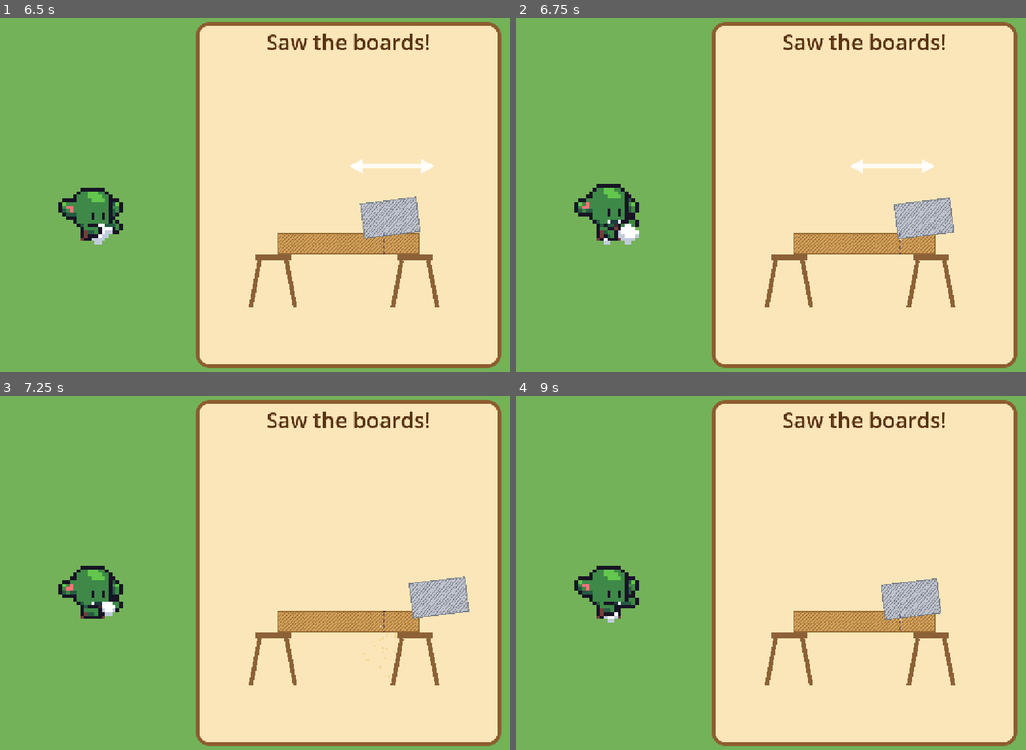
Above: before the commit, frames 1-4 (two rows, left to right).
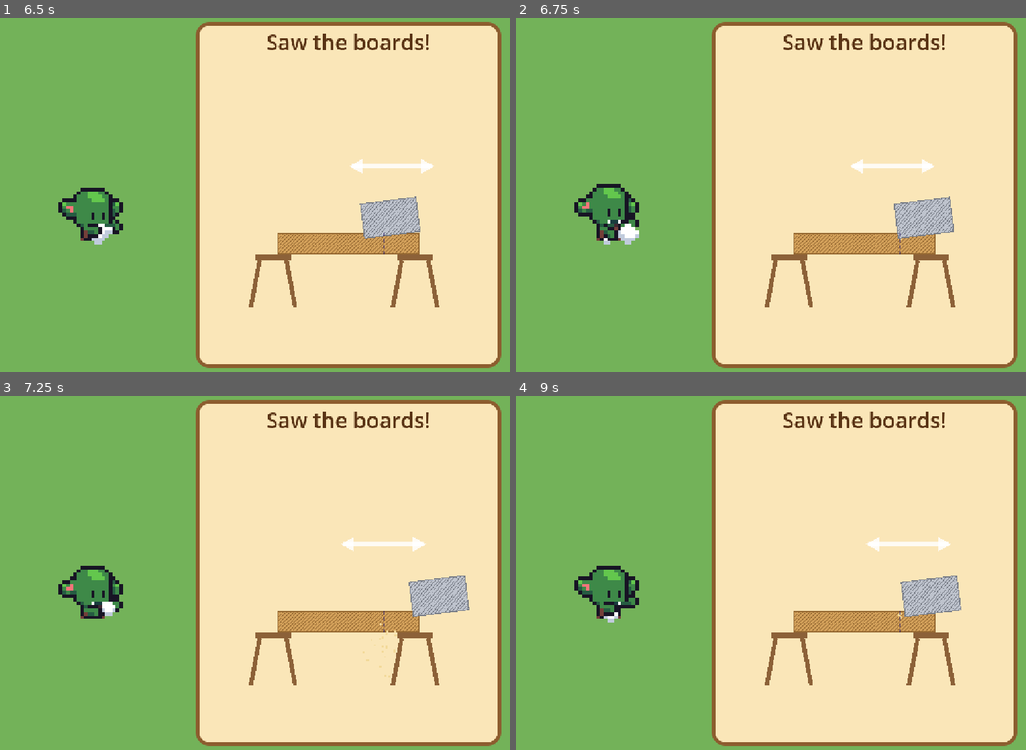
Above: after the commit, the same moments.

Repository: iscdnn/ipad-games
Game: Godot game, scene res://scenes/goblin_fixit/site.tscn
The game is run twice, just before and just after one commit, with the same random seed, the same clock (stepped at 60 frames per second) and the same inputs.
Inputs (mouse positions are in pixels of both pictures, inside the frame that each line leads up to):
- Up to frame 1 (6.5 s): move the mouse to (362, 177) at 0.52 s; click (362, 177) at 0.67 s; drag from (142, 212) to (224, 269) at 1.27 s; move the mouse to (300, 113) at 2.02 s; click (300, 113) at 2.17 s; drag from (224, 269) to (91, 141) at 2.77 s; move the mouse to (402, 248) at 3.52 s; click (402, 248) at 3.67 s; drag from (91, 141) to (168, 102) at 4.27 s; move the mouse to (275, 195) at 5.02 s; click (275, 195) at 5.17 s; drag from (168, 102) to (142, 212) at 5.77 s
- Up to frame 2 (6.75 s): drag from (765, 195) to (816, 113) at 6.52 s
- Up to frame 3 (7.25 s): no input
- Up to frame 4 (9 s): drag from (658, 590) to (740, 647) at 7.27 s; move the mouse to (816, 491) at 8.02 s; click (816, 491) at 8.17 s; drag from (740, 647) to (607, 519) at 8.77 s

Frame 1 is identical in both runs. In frame 2, 0.4% of the frame differs, in the area x 74-86%, y 50-67%; in frame 3, 0.9%; in frame 4, 1.4%, in the area x 68-88%, y 39-67%.

Commit message:
Saw rhythm: swipe-triggered strokes, slow-drag grind
Board needs 100 cut. Slow dragging moves the saw with the finger, grinds a
little (0.01/px) and loops a grind sound. A quick swipe (40px within 0.12s)
triggers an auto stroke to the far end over 0.3s with a one-shot push/pull
SFX, cutting 12.5 x the fraction of the stroke left from where the swipe
began. One opposite swipe can queue during a stroke. cut_multiplier scales
all cuts for tougher boards later. Placeholder looping saw_grind.wav.

Co-Authored-By: Claude Opus 5.5 <noreply@anthropic.com>
Claude-Session: https://claude.ai/code/session_01B5mcxfJkcvHHXTBgvNKEz7

Diff:
--- a/scripts/core/sfx.gd
+++ b/scripts/core/sfx.gd
@@ -12,7 +12,9 @@
 ## SOUNDS below. List several files for one name to get random variants.
 
 const SOUNDS := {
-	# saw_push / saw_pull are looping (LoopSfx), fetched with Sfx.stream().
+	# saw_push / saw_pull: one-shot per saw stroke. saw_grind: looping (LoopSfx,
+	# fetched with Sfx.stream()) while the saw is dragged slowly.
+	&"saw_grind": ["res://assets/sfx/saw_grind.wav"],
 	&"saw_push": ["res://assets/sfx/fix/saw_fwd_1.wav", "res://assets/sfx/fix/saw_fwd_2.wav"],
 	&"saw_pull": ["res://assets/sfx/fix/saw_bk_1.wav", "res://assets/sfx/fix/saw_bk_2.wav"],
 	&"cut_done": ["res://assets/sfx/cut_done.wav"],
--- a/scripts/goblin_fixit/steps/saw_step.gd
+++ b/scripts/goblin_fixit/steps/saw_step.gd
@@ -1,35 +1,51 @@
 extends FixStep
-## Saw boards to size: drag back and forth anywhere to move the saw.
+## Saw boards to size. Slow dragging moves the saw with the finger and only
+## grinds a little; a quick swipe triggers a full stroke that runs on its own
+## (stroke_time) with its SFX, so cutting has a rhythm to match.
 
 @export var saw_texture: Texture2D = preload("res://assets/sprites/saw.png")
 ## Point on saw_texture (pixels) that sits on the cut line: middle of the teeth.
 @export var saw_tooth_point := Vector2(23, 36)
-## Total finger travel (px) needed to cut through one board.
-@export var cut_distance := 1300.0
 ## How far the saw can slide either side of the cut line.
 @export var slide_range := 110.0
-## Drag speed (px/s) mapped to saw sound pitch: slow -> pitch_range.x, fast -> .y.
-@export var pitch_speed := Vector2(200.0, 1500.0)
-@export var pitch_range := Vector2(0.85, 1.25)
-## Finger must travel this far backwards before the sound switches direction
-## (ignores tiny jitter).
-@export var reverse_px := 4.0
+
+@export_group("Cutting")
+## Cut needed to get through one board.
+@export var board_cut := 100.0
+## Cut from one full stroke (end to end). A stroke started part-way across
+## cuts the remaining fraction of this.
+@export var cut_per_stroke := 12.5
+## Scales every cut amount (lower = tougher board). For harder boards later.
+@export var cut_multiplier := 1.0
+## Cut per px of slow back-and-forth dragging (grinding).
+@export var grind_per_px := 0.01
+
+@export_group("Strokes")
+## Time a stroke takes, so the stroke SFX plays properly.
+@export var stroke_time := 0.3
+## A stroke triggers when the finger travels this far one way...
+@export var trigger_px := 40.0
+## ...within this many seconds (i.e. a quick swipe).
+@export var trigger_window := 0.12
 
 var _boards_cut := 0
-var _progress := 0.0
+var _cut := 0.0
+var _progress := 0.0 # _cut / board_cut, for visuals
 var _slide := 0.0
 var _dragging := false
 var _last_x := 0.0
-var _dir := 0
 var _busy := true
 var _moved_t := 1.0
 var _t := 0.0
-var _rev := 0.0
-var _frame_moved := 0.0
-var _speed := 0.0
-
-var _push_sfx: LoopSfx
-var _pull_sfx: LoopSfx
+var _stroking := false
+var _stroke_dir := 0
+var _queued_dir := 0
+## Recent finger samples (time, finger x, saw slide) for swipe detection.
+var _samples: Array[Vector3] = []
+## Saw slide where the detected swipe began.
+var _swipe_from := 0.0
+
+var _grind: LoopSfx
 
 var _keep: Sprite2D
 var _offcut: Sprite2D
@@ -88,28 +104,19 @@
 	_saw.scale = Vector2.ONE * art_scale
 	add_child(_saw)
 
-	_push_sfx = _make_loop(&"saw_push")
-	_pull_sfx = _make_loop(&"saw_pull")
+	_grind = LoopSfx.new()
+	_grind.stream = Sfx.stream(&"saw_grind")
+	_grind.idle_time = 0.1
+	add_child(_grind)
 
 	_new_board(false)
 
 
-func _make_loop(sound_name: StringName) -> LoopSfx:
-	var p := LoopSfx.new()
-	p.stream = Sfx.stream(sound_name)
-	add_child(p)
-	return p
-
-
-func _release_sfx() -> void:
-	_push_sfx.release()
-	_pull_sfx.release()
-	_dir = 0
-
-
 func _new_board(animate := true) -> void:
+	_cut = 0.0
 	_progress = 0.0
 	_slide = 0.0
+	_queued_dir = 0
 	var left := _board_center.x - board_texture.get_width() * art_scale / 2.0
 	var keep_pos := Vector2(left + board_keep_px * art_scale / 2.0, _board_center.y)
 	var off_w := (board_texture.get_width() - board_keep_px) * art_scale
@@ -148,65 +155,99 @@
 	if event is InputEventMouseButton and event.button_index == MOUSE_BUTTON_LEFT:
 		_dragging = event.pressed
 		_last_x = event.position.x
+		_samples.clear()
 		if not _dragging:
-			_release_sfx()
+			_grind.release()
 	elif event is InputEventMouseMotion and _dragging and not _busy:
-		var dx: float = event.position.x - _last_x
-		_last_x = event.position.x
-		var before := _slide
-		_slide = clampf(_slide + dx, -slide_range, slide_range)
-		var moved := absf(_slide - before)
-		if moved <= 0.0:
+		var x: float = event.position.x
+		var dx := x - _last_x
+		_last_x = x
+		_samples.append(Vector3(_t, x, _slide))
+		var swipe := _swipe_dir()
+		if _stroking:
+			# a quick swipe back during a stroke queues the next one
+			if swipe != 0 and swipe != _stroke_dir:
+				_queued_dir = swipe
 			return
-		var d := signi(int(signf(_slide - before)))
-		_frame_moved += moved
-		_saw_sound(d, moved)
+		if swipe != 0 and _room(swipe, _swipe_from) > 0.05:
+			# credit the stroke from where the swipe began (the first few px of
+			# a swipe already moved the saw as a slow drag)
+			_start_stroke(swipe, _swipe_from)
+			return
+		_grind_move(dx)
+
+
+## Slow drag: the saw follows the finger, grinds a little, plays the grind loop.
+func _grind_move(dx: float) -> void:
+	var before := _slide
+	_slide = clampf(_slide + dx, -slide_range, slide_range)
+	var moved := absf(_slide - before)
+	if moved <= 0.0:
+		return
+	_moved_t = 0.0
+	_grind.keep_alive(randf_range(0.97, 1.03))
+	_add_cut(moved * grind_per_px * cut_multiplier)
+	_update_visuals()
+	if _cut >= board_cut:
+		_cut_done()
+
+
+## +1 / -1 if the finger just swiped trigger_px one way within trigger_window.
+func _swipe_dir() -> int:
+	while _samples.size() > 1 and _t - _samples[0].x > trigger_window:
+		_samples.pop_front()
+	if _samples.size() < 2:
+		return 0
+	var d := _samples[-1].y - _samples[0].y
+	if absf(d) < trigger_px:
+		return 0
+	_swipe_from = _samples[0].z
+	var last := _samples[-1]
+	_samples.clear()
+	_samples.append(last)
+	return 1 if d > 0.0 else -1
+
+
+## Fraction of the full stroke between `from` and the end the saw heads to.
+func _room(dir: int, from: float) -> float:
+	return clampf((dir * slide_range - from) * dir / (2.0 * slide_range), 0.0, 1.0)
+
+
+## `credit_from`: slide position the cut is measured from (the swipe start).
+func _start_stroke(dir: int, credit_from: float) -> void:
+	_stroking = true
+	_stroke_dir = dir
+	_queued_dir = 0
+	_grind.release()
+	var cut := cut_per_stroke * cut_multiplier * _room(dir, credit_from)
+	Sfx.play(&"saw_push" if dir > 0 else &"saw_pull", 1.0, 0.0)
+	var from_slide := _slide
+	var to_slide := dir * slide_range
+	var from_cut := _cut
+	var tw := create_tween()
+	tw.tween_method(func(k: float) -> void:
+		_slide = lerpf(from_slide, to_slide, k)
+		_cut = minf(from_cut + cut * k, board_cut)
+		_progress = _cut / board_cut
 		_moved_t = 0.0
-		_progress = minf(_progress + moved / cut_distance, 1.0)
-		_update_visuals()
-		if _progress >= 1.0:
-			_cut_done()
-
-
-## Push and pull each have a looping player. Changing direction fades the
-## other one out and starts this one from its attack; pausing lets LoopSfx
-## fade it out on its own.
-func _saw_sound(d: int, moved: float) -> void:
-	if d != _dir and _dir != 0:
-		_rev += moved
-		if _rev < reverse_px:
-			_current_sfx().keep_alive(_pitch())
-			return
-	_rev = 0.0
-	var pitch := _pitch()
-	if d != _dir:
-		_dir = d
-		_other_sfx().release()
-		_current_sfx().start(pitch)
-	else:
-		_current_sfx().keep_alive(pitch)
-
-
-func _current_sfx() -> LoopSfx:
-	return _push_sfx if _dir > 0 else _pull_sfx
-
-
-func _other_sfx() -> LoopSfx:
-	return _pull_sfx if _dir > 0 else _push_sfx
-
-
-func _pitch() -> float:
-	var w := clampf(inverse_lerp(pitch_speed.x, pitch_speed.y, _speed), 0.0, 1.0)
-	return lerpf(pitch_range.x, pitch_range.y, w)
+		_update_visuals(), 0.0, 1.0, stroke_time).set_trans(Tween.TRANS_SINE).set_ease(Tween.EASE_IN_OUT)
+	await tw.finished
+	_stroking = false
+	if _cut >= board_cut:
+		_cut_done()
+	elif _queued_dir != 0 and _room(_queued_dir, _slide) > 0.05:
+		_start_stroke(_queued_dir, _slide)
+
+
+func _add_cut(amount: float) -> void:
+	_cut = minf(_cut + amount, board_cut)
+	_progress = _cut / board_cut
 
 
 func _process(delta: float) -> void:
 	super._process(delta)
 	_t += delta
 	_moved_t += delta
-	if delta > 0.0:
-		_speed = lerpf(_speed, _frame_moved / delta, 1.0 - exp(-10.0 * delta))
-	_frame_moved = 0.0
 	if _dust:
 		_dust.emitting = _moved_t < 0.12 and not _busy
 
@@ -214,7 +255,8 @@
 func _cut_done() -> void:
 	_busy = true
 	_dragging = false
-	_release_sfx()
+	_queued_dir = 0
+	_grind.release()
 	Sfx.play(&"cut_done")
 	var tw := create_tween().set_parallel()
 	tw.tween_property(_offcut, "position", _offcut.position + Vector2(80, 360), 0.7).set_trans(Tween.TRANS_QUAD).set_ease(Tween.EASE_IN)
Not shown, added: assets/sfx/saw_grind.wav.import
Not shown, changed: CLAUDE.md
Not shown, added: assets/sfx/saw_grind.wav
